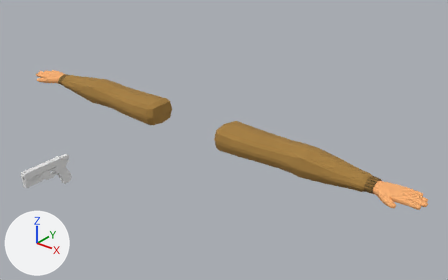
The Blender file FPS Game/Assets/Models/guns/arms_blaster.blend, before and after one commit.
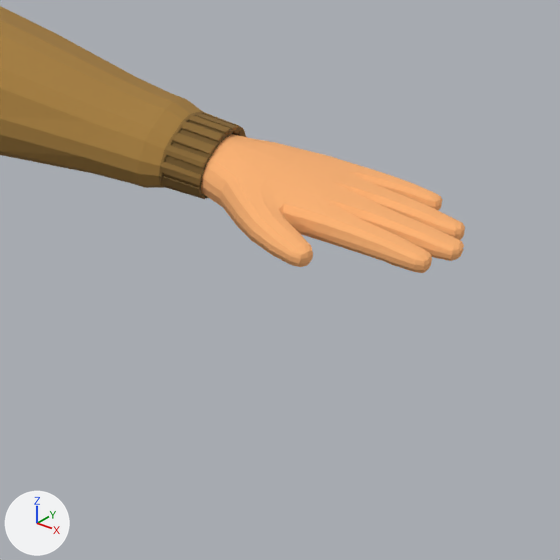
The first picture shows the older version from a 50 mm camera at (7.05, -7.89, 10.19) aimed at (1.08, -0.43, 5.57). The close-ups show both versions on the part from 74% to 100% of the width and 54% to 96% of the height of that picture; other places that the commit changed are outside them. Every picture has the same lights, and +X, +Y and +Z are marked at lower left.
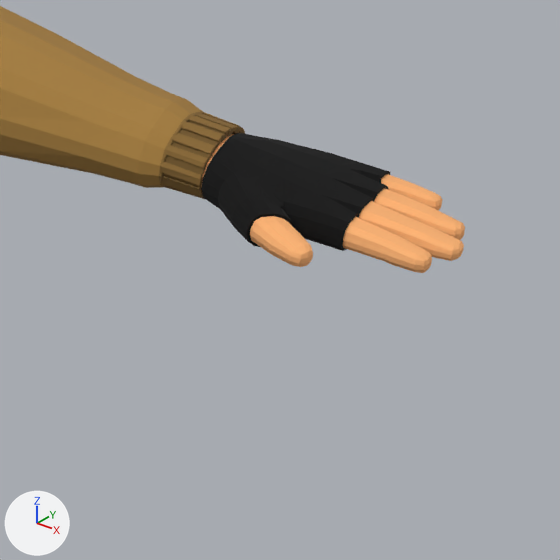
What differs and where, as boxes (x1, y1, x2, y2) in the close-ups (560 x 560 px):
'Mesh.002', added
    after: (201, 133, 465, 273)
    faces in mat_material_017 (black #000000): (201, 133, 390, 251)
    faces in mat_material_009 (orange #ffb575): (201, 134, 465, 273)
part 1 of me_mesh_004, deleted (orange)
    before: (201, 134, 465, 273)

Diff of the bpy script that builds the scene:
```diff
--- a/FPS Game/Assets/Models/guns/arms_blaster.blend.py
+++ b/FPS Game/Assets/Models/guns/arms_blaster.blend.py
@@ mat_material_017 @@
+mat_material_017 = principled_material('Material.017')
+mat_material_017.base_color = (0.0, 0.0, 0.0)  # black #000000
+mat_material_017.roughness = 1.0
@@ me_mesh_004 @@
 me_mesh_004.from_pydata(...)  # 2376 vertices, 2604 faces; spans x -4.55..4.55, y -0.39..0.35, z -0.25..0.26
 # used by ob_mesh_004; location = (0.0, -0.036, 5.428)
+# me_mesh_004 part 1: the loose piece of 821 vertices spanning x 0.76..4.55, y -0.39..0.32, z -0.22..0.23 is deleted
 me_mesh_004.materials.append(mat_material_010)
@@ me_mesh_004 @@
 me_mesh_004.materials.append(mat_material_012)
-me_mesh_004.materials.append(mat_material_009)  # orange #ffb575
@@ me_mesh_002 @@
+me_mesh_002.from_pydata(...)  # 2004 vertices, 2374 faces; spans x -4.55..4.55, y -0.39..0.32, z -0.22..0.23
+# faces by material slot: [1408, 966]
+me_mesh_002.materials.append(mat_material_009)  # orange #ffb575
+me_mesh_002.materials.append(mat_material_017)  # black #000000
@@ ob_mesh_002 @@
+ob_mesh_002 = bpy.data.objects.new('Mesh.002', me_mesh_002)
+ob_mesh_002.location = (0.0, -0.036, 5.428)
```
